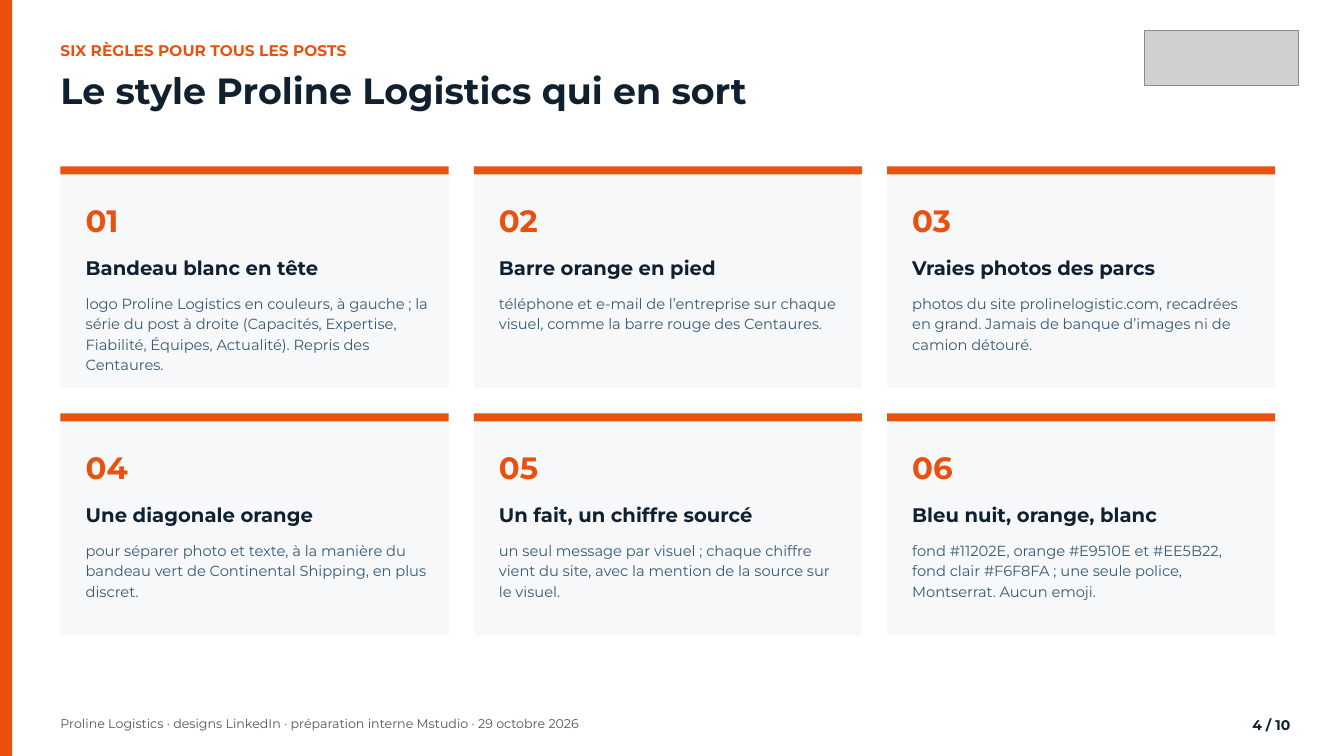
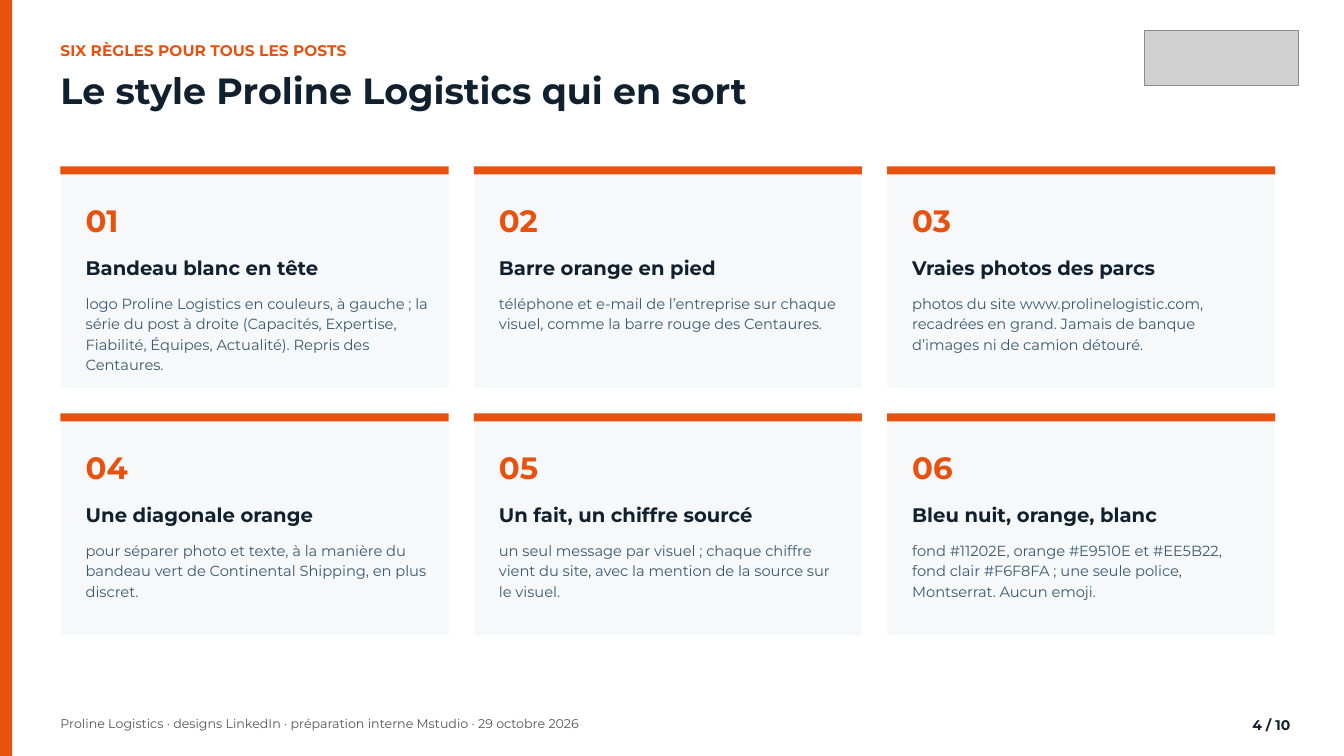
Before and after one commit to leslita06/fatima-unifood-fictif, a slide deck: slide 4 of tmp-tj/deck.pptx. Drawn at 1344x756 pixels with LibreOffice and Linux fonts; fonts in the diff are those of the drawing; grey boxes stand for pictures. Boxes give left, top, right and bottom in pixels: in the first picture for what was removed or moved away, otherwise in the second. Text is boxed around its words. In the diff, an @@ line names an element or a change of style, - is before the commit and + after.

Commit message:
tmp

```diff
--- a/tmp-tj/deck.pptx
+++ b/tmp-tj/deck.pptx
@@ text at (912, 298, 1203, 353): text changed @@
-photos du site prolinelogistic.com, recadrées en grand. Jamais de banque d’images ni de camion détouré.
+photos du site www.prolinelogistic.com, recadrées en grand. Jamais de banque d’images ni de camion détouré.
```
Also in this commit, not shown: 1 other slide changed.
